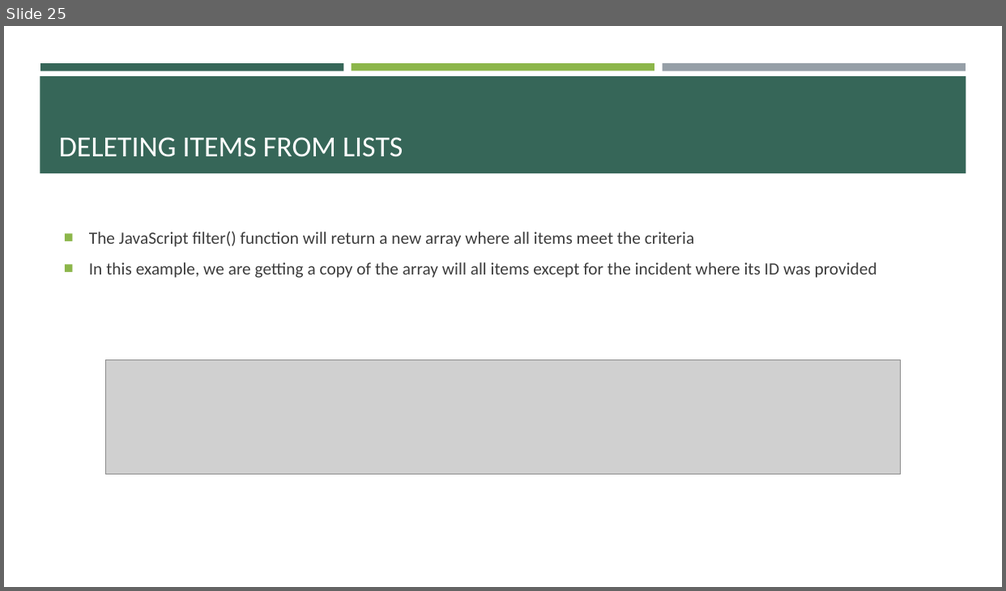
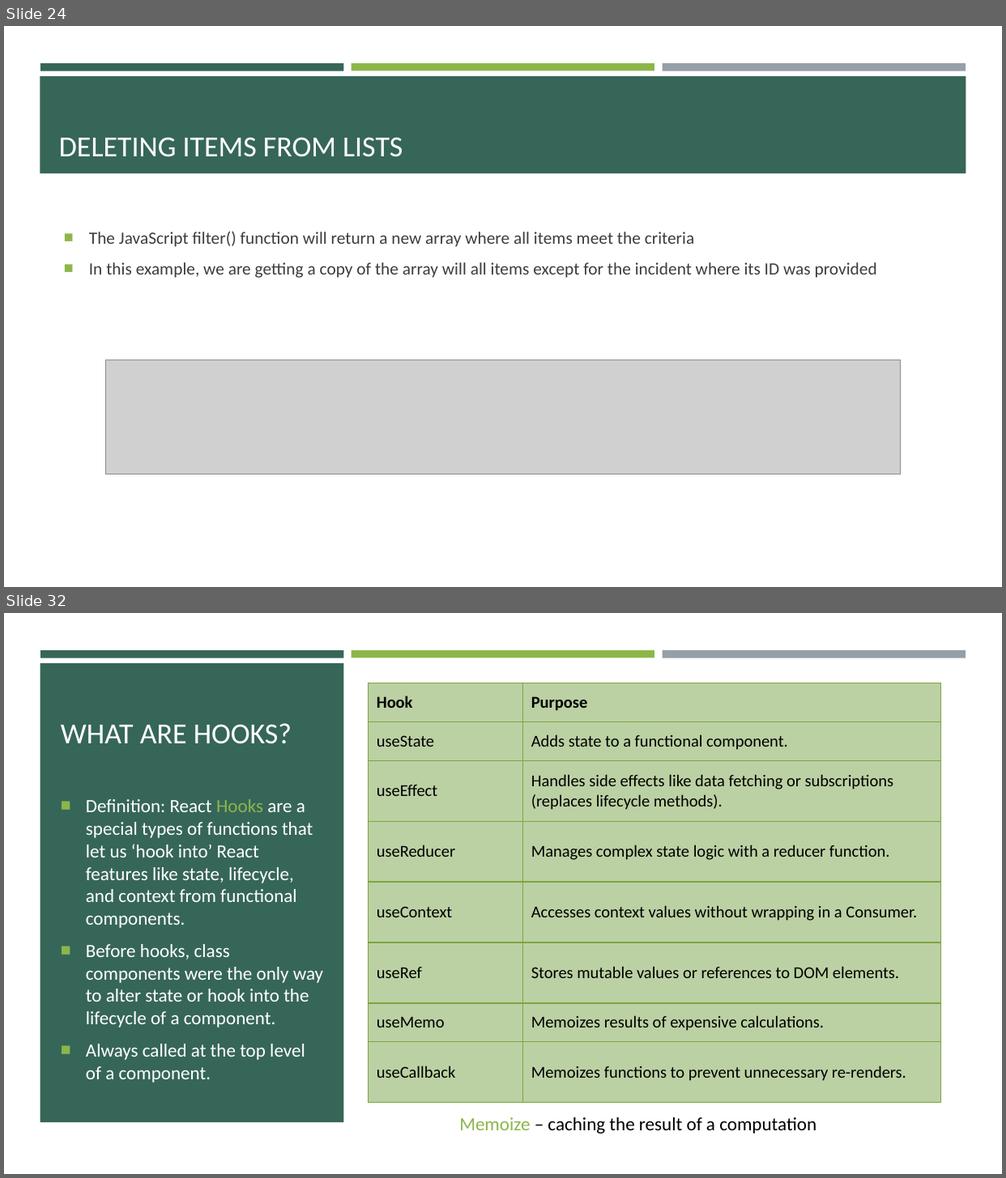
Before and after one commit to e-m-wilson/SNOW, a slide deck: Week_2/React.pptx. Shown one above the other, each under a label of ours: slide 25 before the commit, slides 24 and 32 after it; the slides between them are not shown. The pictures are 1006x591 and 1006x1178 pixels, drawn with LibreOffice and Linux fonts; fonts in the diff are those of the drawing; grey boxes stand for pictures. Boxes give left, top, right and bottom in pixels: in the first picture for what was removed or moved away, otherwise in the second. Text is boxed around its words. In the diff, an @@ line names an element or a change of style, - is before the commit and + after.

```diff
--- a/Week_2/React.pptx
+++ b/Week_2/React.pptx
@@ slide 32 added at [4, 613, 1002, 1174], background #FFFFFF; not listed: 4 template elements that a slide beside it also shows @@
@@ rectangle added at [4, 663, 1002, 1174], fill #FFFFFF @@
@@ rectangle added at [40, 663, 343, 1122], fill #366658 @@
@@ table added at [368, 683, 941, 1102], 8 rows, 2 columns @@
+Hook | Purpose
+useState | Adds state to a functional component.
+useEffect | Handles side effects like data fetching or subscriptions (replaces lifecycle methods).
+useReducer | Manages complex state logic with a reducer function.
+useContext | Accesses context values without wrapping in a Consumer.
+useRef | Stores mutable values or references to DOM elements.
+useMemo | Memoizes results of expensive calculations.
+useCallback | Memoizes functions to prevent unnecessary re-renders.
@@ title added at [61, 723, 292, 744], 28 pt, text #FFFFFF @@
+WHAT ARE HOOKS?
@@ text added at [86, 799, 323, 1083], 18 pt, text #FFFFFF @@
+■ Definition: React Hooks are a special types of functions that let us ‘hook into’ React features like state, lifecycle, and context from functional components.
+■ Before hooks, class components were the only way to alter state or hook into the lifecycle of a component.
+■ Always called at the top level of a component.
@@ text added at [459, 1118, 816, 1134], 18 pt, text #000000 @@
+Memoize – caching the result of a computation
@@ what was slide 25 is now slide 24 @@
```
Also in this commit, not shown: 6 slides changed, 4 other slides added, 2 other files.
